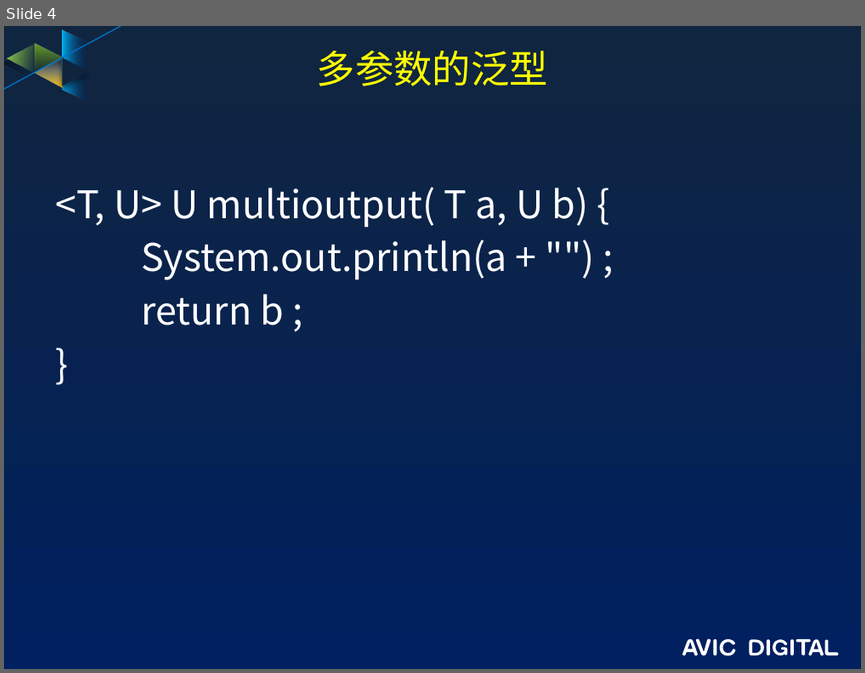
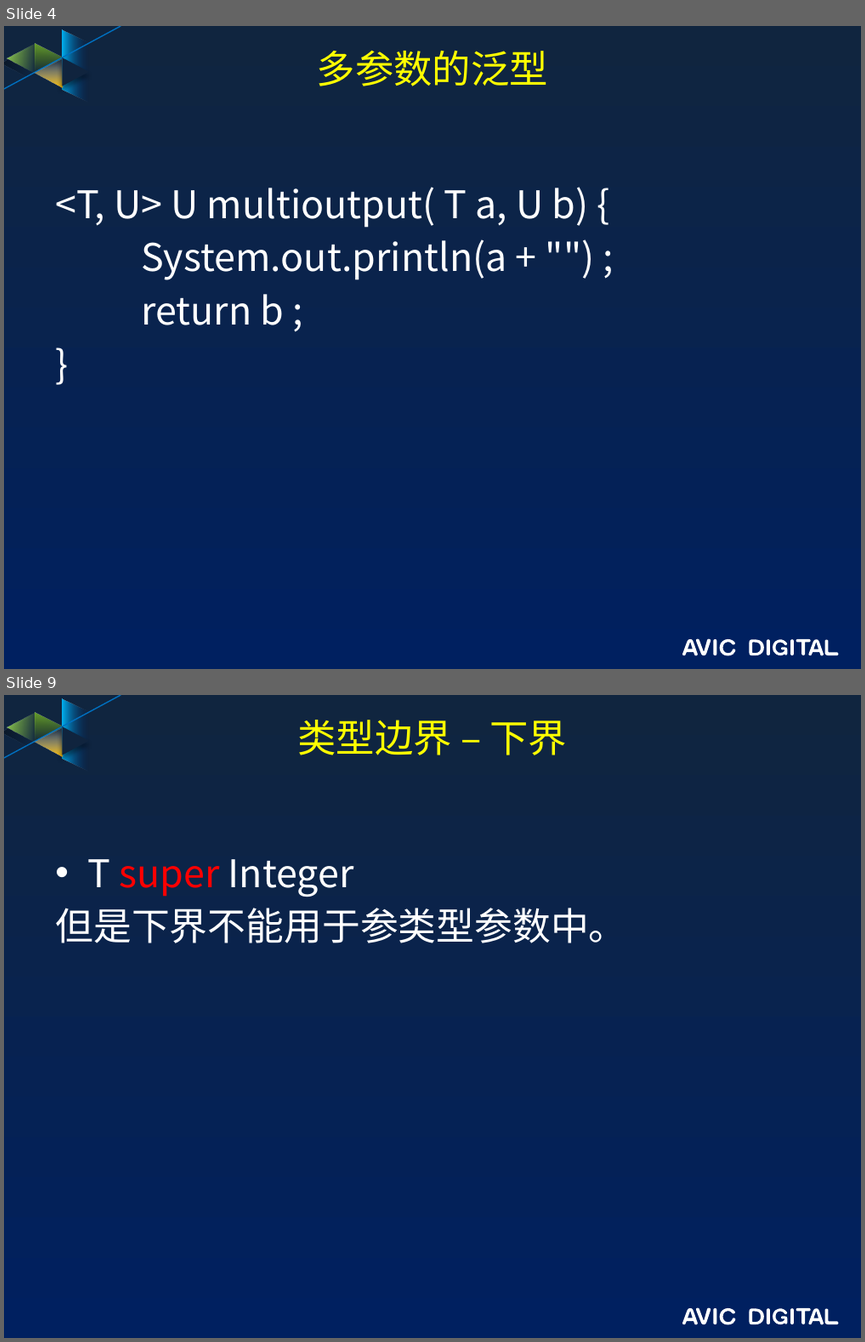
Before and after one commit to guofengzh/java-way, a slide deck: java/docs/06-java-泛型.pptx. Shown one above the other, each under a label of ours: slide 4 before the commit, slides 4 and 9 after it; the slides between them are not shown. The pictures are 865x673 and 865x1342 pixels, drawn with LibreOffice and Linux fonts; fonts in the diff are those of the drawing; background and template pictures are left out. Boxes give left, top, right and bottom in pixels: in the first picture for what was removed or moved away, otherwise in the second. Text is boxed around its words. In the diff, an @@ line names an element or a change of style, - is before the commit and + after.

```diff
--- a/java/docs/06-java-泛型.pptx
+++ b/java/docs/06-java-泛型.pptx
@@ slide 9 added at (4,695,861,1338), background gradient #10253F to #002060; not listed: 17 template elements that a slide beside it also shows @@
@@ title added at (298,720,568,755), 32.4 pt, text #FFFF00 @@
+类型边界 – 下界
@@ text added at (55,859,626,943), 32 pt, text #FFFFFF @@
+• T super Integer
+但是下界不能用于参类型参数中。
```
Also in this commit, not shown: 3 slides changed, 2 other slides added, 2 other files.
